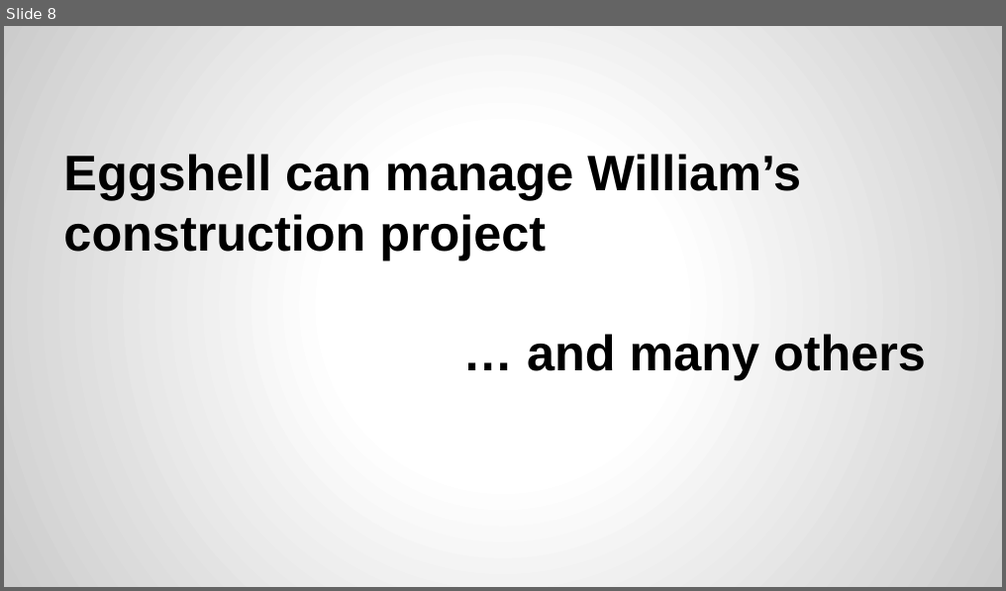
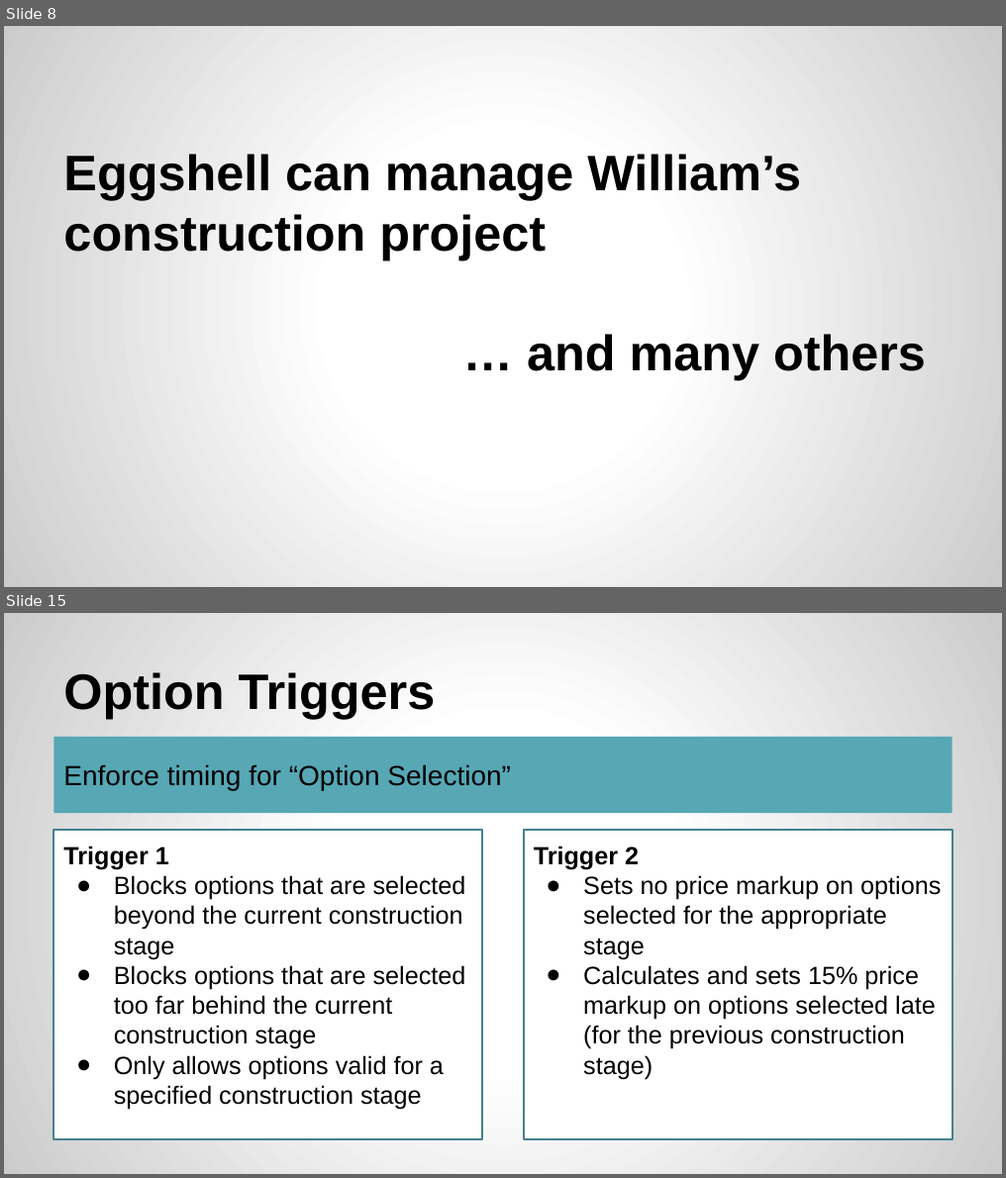
Before and after one commit to XuefengZhai/Database_Project, a slide deck: G3_eggshell/G3_Presentation.pptx. Shown one above the other, each under a label of ours: slide 8 before the commit, slides 8 and 15 after it; the slides between them are not shown. The pictures are 1006x591 and 1006x1178 pixels, drawn with LibreOffice and Linux fonts; fonts in the diff are those of the drawing. Boxes give left, top, right and bottom in pixels: in the first picture for what was removed or moved away, otherwise in the second. Text is boxed around its words. In the diff, an @@ line names an element or a change of style, - is before the commit and + after.

```diff
--- a/G3_eggshell/G3_Presentation.pptx
+++ b/G3_eggshell/G3_Presentation.pptx
@@ slide 15 added at (4, 613, 1002, 1174), background gradient #FFFFFF to #CCCCCC @@
@@ title added at (63, 672, 436, 718), 36 pt, text #000000, bold @@
+Option Triggers
@@ rectangle added at (54, 737, 952, 814), fill #57A7B5, 20 pt, text #000000 @@
+Enforce timing for “Option Selection”
@@ rectangle added at (54, 830, 482, 1140), fill #FFFFFF, outline #45818E 1.5 pt, 18 pt, text #000000 @@
+Trigger 1
+● Blocks options that are selected beyond the current construction stage
+● Blocks options that are selected too far behind the current construction stage
+● Only allows options valid for a specified construction stage
@@ rectangle added at (524, 830, 952, 1140), fill #FFFFFF, outline #45818E 1.5 pt, 18 pt, text #000000 @@
+Trigger 2
+● Sets no price markup on options selected for the appropriate stage
+● Calculates and sets 15% price markup on options selected late (for the previous construction stage)
```
Also in this commit, not shown: 7 slides changed, 7 other slides added, 1 other file.
